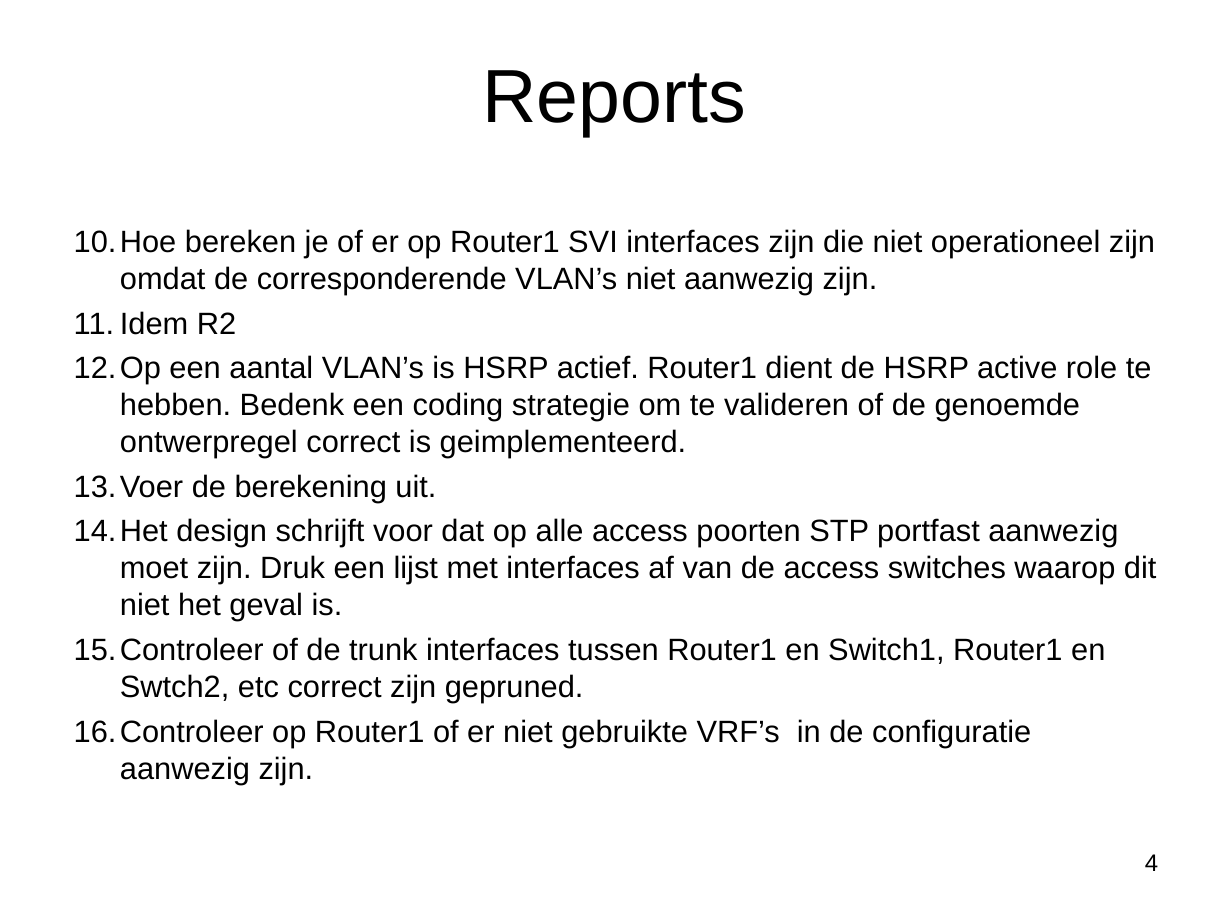
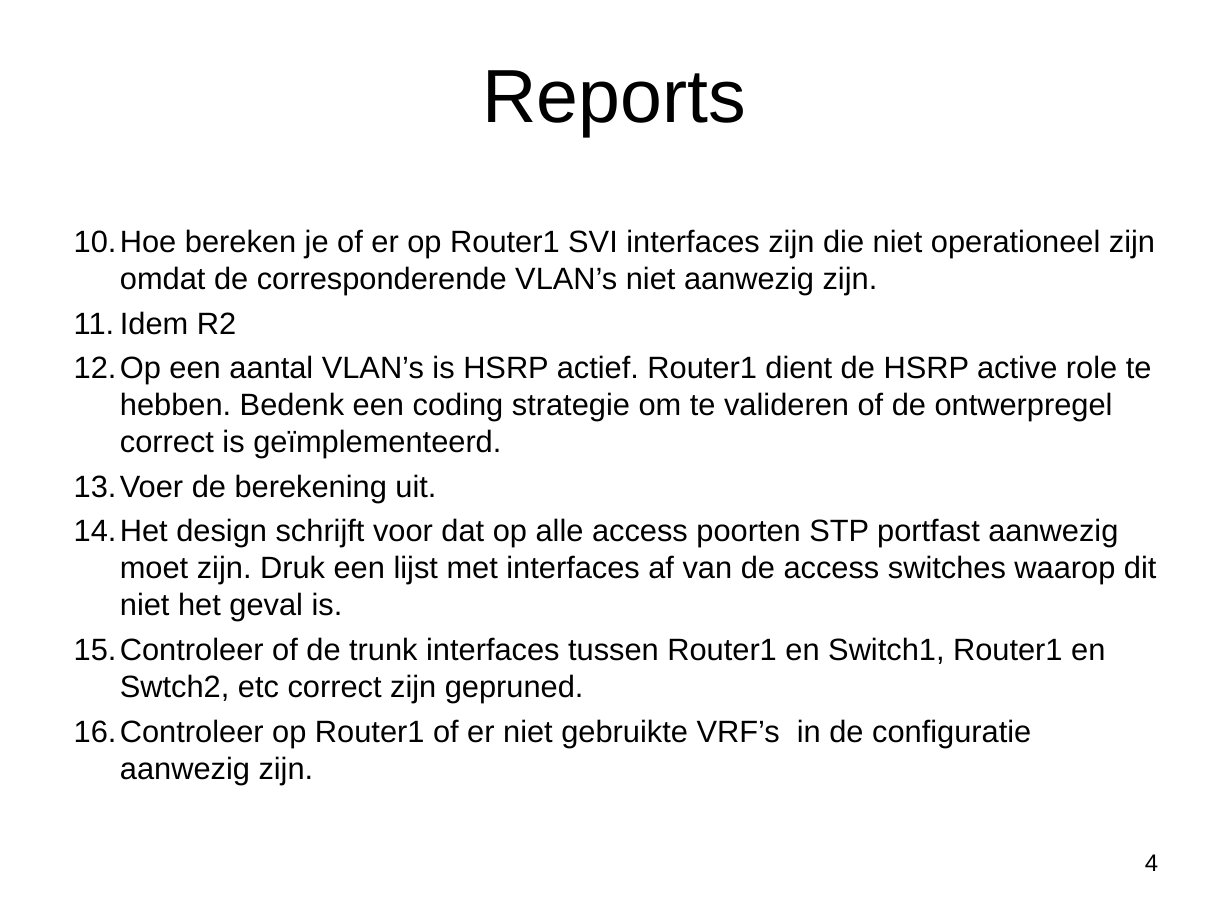
Before and after one commit to hans-vvv/Blue, a slide deck: slide 4 of Les3 en verder/les3 en verder.ppt. Drawn at 1232x924 pixels with LibreOffice and Linux fonts; fonts in the diff are those of the drawing; background and template pictures are left out. Boxes give left, top, right and bottom in pixels: in the first picture for what was removed or moved away, otherwise in the second. Text is boxed around its words. In the diff, an @@ line names an element or a change of style, - is before the commit and + after.

```diff
--- a/Les3 en verder/les3 en verder.ppt
+++ b/Les3 en verder/les3 en verder.ppt
@@ text at (120, 355, 1152, 458): text changed @@
-12. Op een aantal VLAN’s is HSRP actief. Router1 dient de HSRP active role te hebben. Bedenk een coding strategie om te valideren of de genoemde ontwerpregel correct is geimplementeerd.
+12. Op een aantal VLAN’s is HSRP actief. Router1 dient de HSRP active role te hebben. Bedenk een coding strategie om te valideren of de ontwerpregel correct is geïmplementeerd.
```
Also in this commit, not shown: 4 other files.
